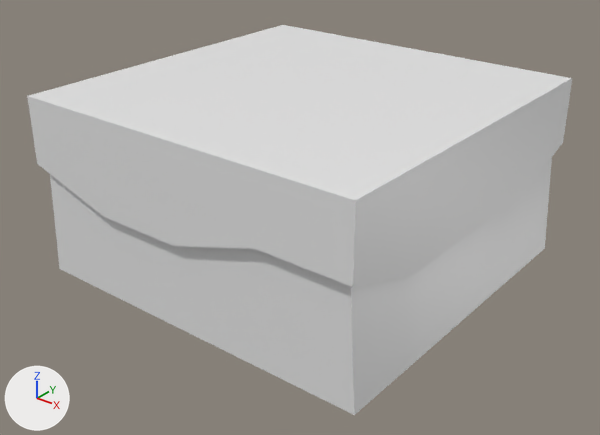
The FBX model Blender/Models/Forest/ForestGrass.fbx as it was, and as the next commit left it.
Camera for both pictures: a 50 mm camera at (2.56, -3.28, 1.27) aimed at (0.04, -0.13, -0.68). The axes (+X, +Y, +Z) are drawn at lower left. The lights are the same throughout.

Script lines for the objects in view, before the commit:
```python
me_cube_048 = bpy.data.meshes.new('Cube.048')
me_cube_048.from_pydata(...)  # 82 vertices, 80 faces; spans x -1.0..1.0, y -1.0..1.0, z -1.0..0.01
me_cube_048.materials.append(mat_material)  # white #e7e7e7
ob_forestgrass = bpy.data.objects.new('ForestGrass', me_cube_048)
ob_forestgrass.location = (0.0, 0.0, 0.0)
ob_forestgrass.rotation_euler = (0.0, 0.0, -3.142)  # degrees (0, 0, -180)
```
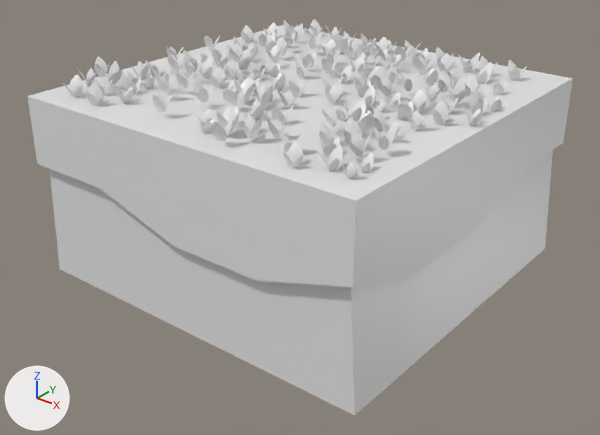
The change, as a list of edits to the scene's bpy script:
```text
Change me_cube_048:
    used by ob_forestgrass; location = (0.0, 0.0, 0.0); rotation_euler = (0.0, 0.0, -3.142), in degrees (0, 0, -180)
    remove me_cube_048.from_pydata(...)  # 82 vertices, 80 faces; spans x -1.0..1.0, y -1.0..1.0, z -1.0..0.01
    add me_cube_048.from_pydata(...)  # 6832 vertices, 3680 faces; spans x -1.0..1.0, y -1.0..1.0, z -1.0..0.15
    me_cube_048 part 1: 6750 vertices added at x -0.94..0.99, y -0.96..0.93, z -0.01..0.15
Change ob_forestgrass:
    ob_forestgrass.rotation_euler: (0.0, 0.0, -3.142) -> (0.0, 0.0, 0.0)  # degrees (0, 0, -180) -> degrees (0, 0, 0)
```

Where the change shows, as pixel boxes (x1, y1, x2, y2) in the pictures (600 x 435 px):
'ForestGrass', reshaped, turned: before (27, 25, 572, 415); after (27, 19, 573, 415)
part 1 of me_cube_048, added: after (63, 19, 527, 179)
